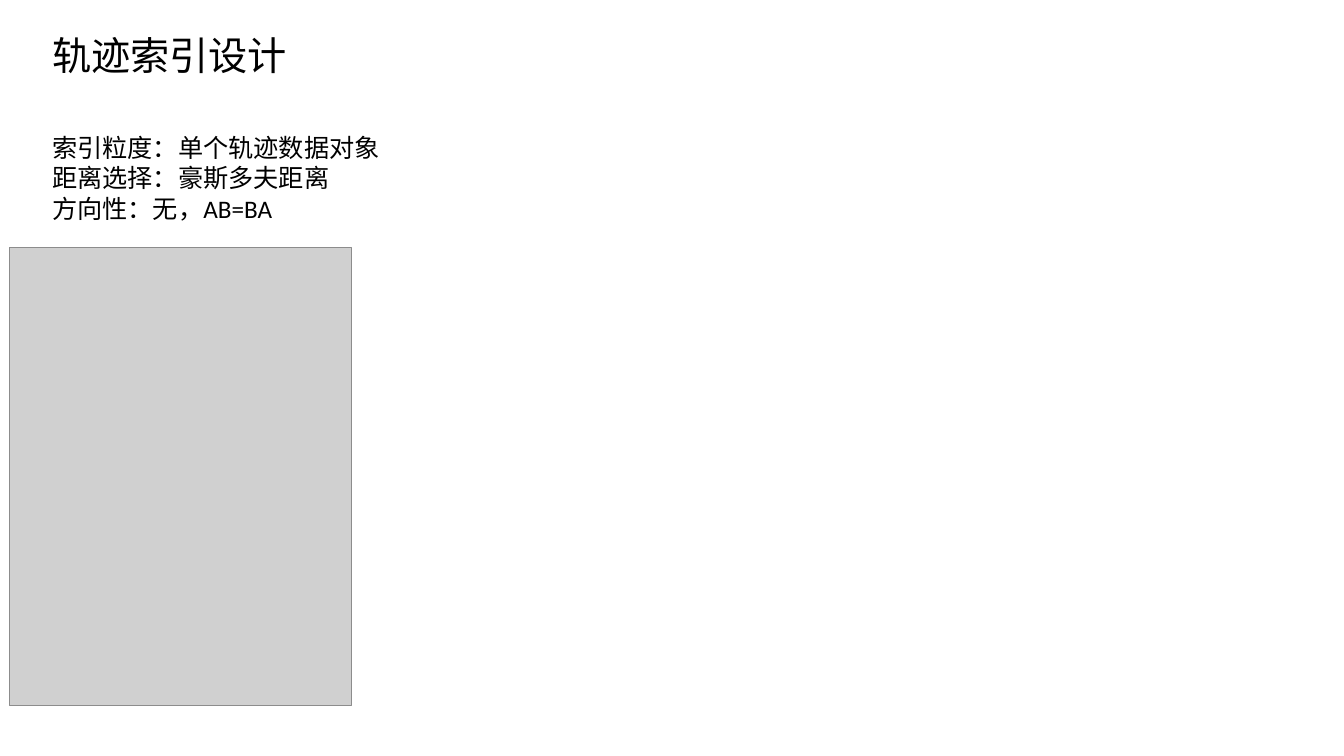
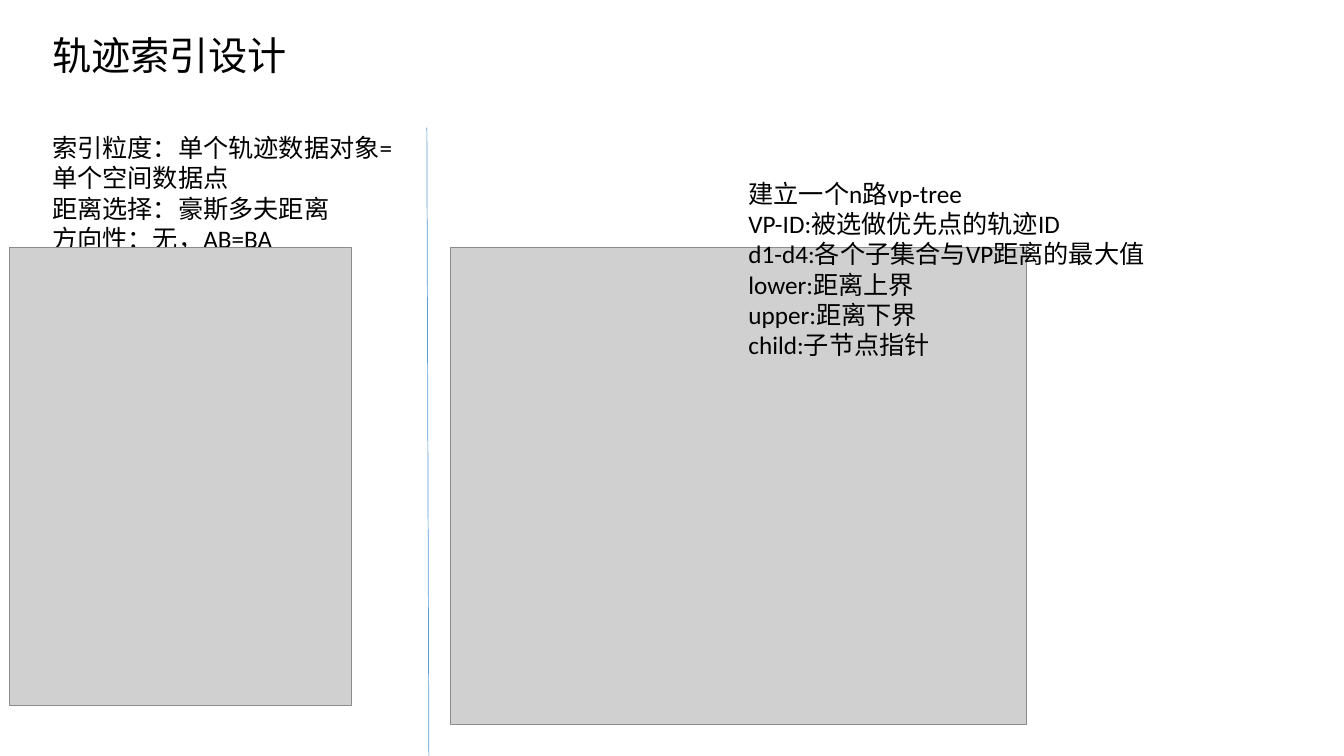
Before and after one commit to hc2013/graduate-article-latex, a slide deck: slide 9 of 地理轨迹相似性分析服务的设计和.pptx. Drawn at 1344x756 pixels with LibreOffice and Linux fonts; fonts in the diff are those of the drawing; grey boxes stand for pictures. Boxes give left, top, right and bottom in pixels: in the first picture for what was removed or moved away, otherwise in the second. Text is boxed around its words. In the diff, an @@ line names an element or a change of style, - is before the commit and + after.

```diff
--- a/地理轨迹相似性分析服务的设计和.pptx
+++ b/地理轨迹相似性分析服务的设计和.pptx
@@ text at <box>52,135,392,189</box>: text changed @@
-索引粒度：单个轨迹数据对象
+索引粒度：单个轨迹数据对象=单个空间数据点
@@ line added from (426, 128) to (430, 756), #5B9BD5 0.5 pt @@
@@ text added at <box>748,181,1144,356</box>, 18 pt, text #000000 @@
+建立一个n路vp-tree
+VP-ID:被选做优先点的轨迹ID
+d1-d4:各个子集合与VP距离的最大值
+lower:距离上界
+upper:距离下界
+child:子节点指针
@@ picture added at <box>451,248,1027,725</box> @@
```
Also in this commit, not shown: 17 slides added, 42 other files.
